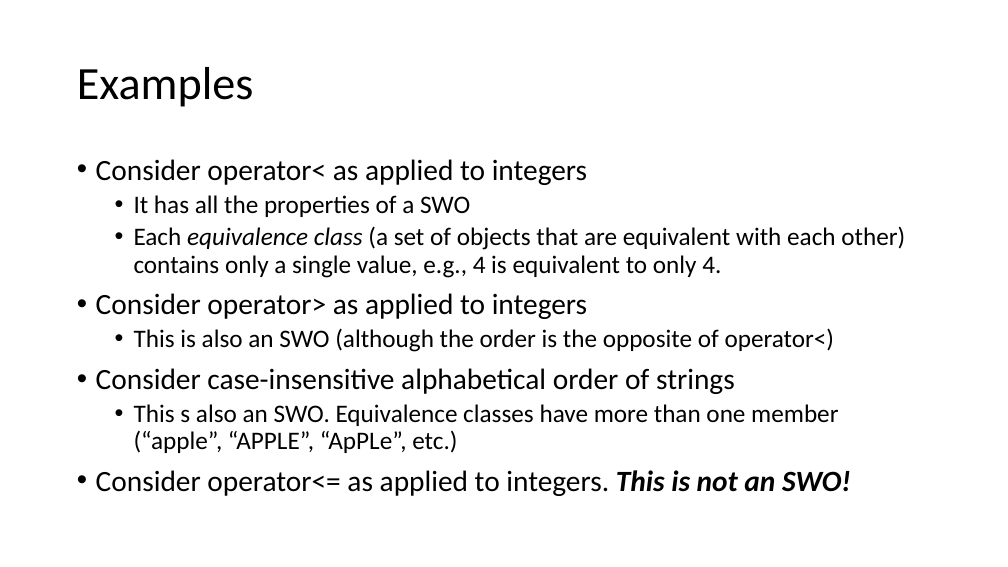
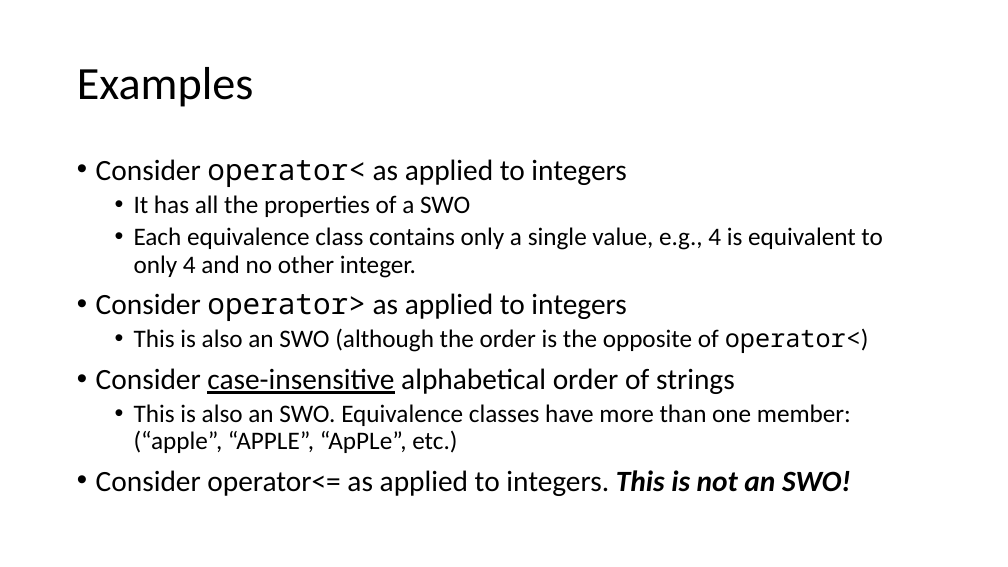
Before and after one commit to pchapin/cpp, a slide deck: slide 4 of SplayTree/SplayTrees.pptx. Drawn at 1008x567 pixels with LibreOffice and Linux fonts; fonts in the diff are those of the drawing. Boxes give left, top, right and bottom in pixels: in the first picture for what was removed or moved away, otherwise in the second. Text is boxed around its words. In the diff, an @@ line names an element or a change of style, - is before the commit and + after.

```diff
--- a/SplayTree/SplayTrees.pptx
+++ b/SplayTree/SplayTrees.pptx
@@ text at bbox=[96, 159, 869, 394]: font Calibri to Noto Sans Mono in "operator<", "operator>", "operator<)"; underline on in "case-insensitive" @@
@@ text at bbox=[134, 227, 883, 278]: text changed @@
-  • Each equivalence class (a set of objects that are equivalent with each other) contains only a single value, e.g., 4 is equivalent to only 4.
+  • Each equivalence class contains only a single value, e.g., 4 is equivalent to only 4 and no other integer.
@@ text at bbox=[134, 404, 851, 453]: text changed @@
-  • This s also an SWO. Equivalence classes have more than one member (“apple”, “APPLE”, “ApPLe”, etc.)
+  • This is also an SWO. Equivalence classes have more than one member: (“apple”, “APPLE”, “ApPLe”, etc.)
```
Also in this commit, not shown: 13 other slides changed, 3 slides added.
